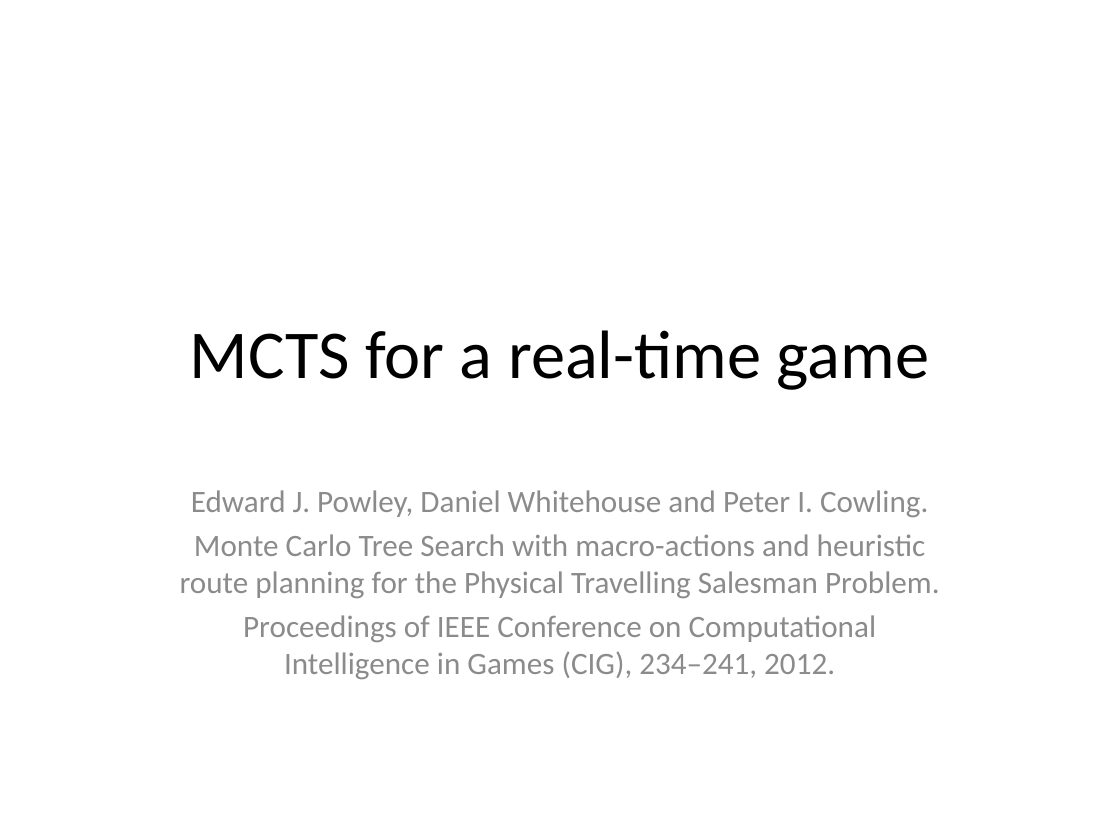
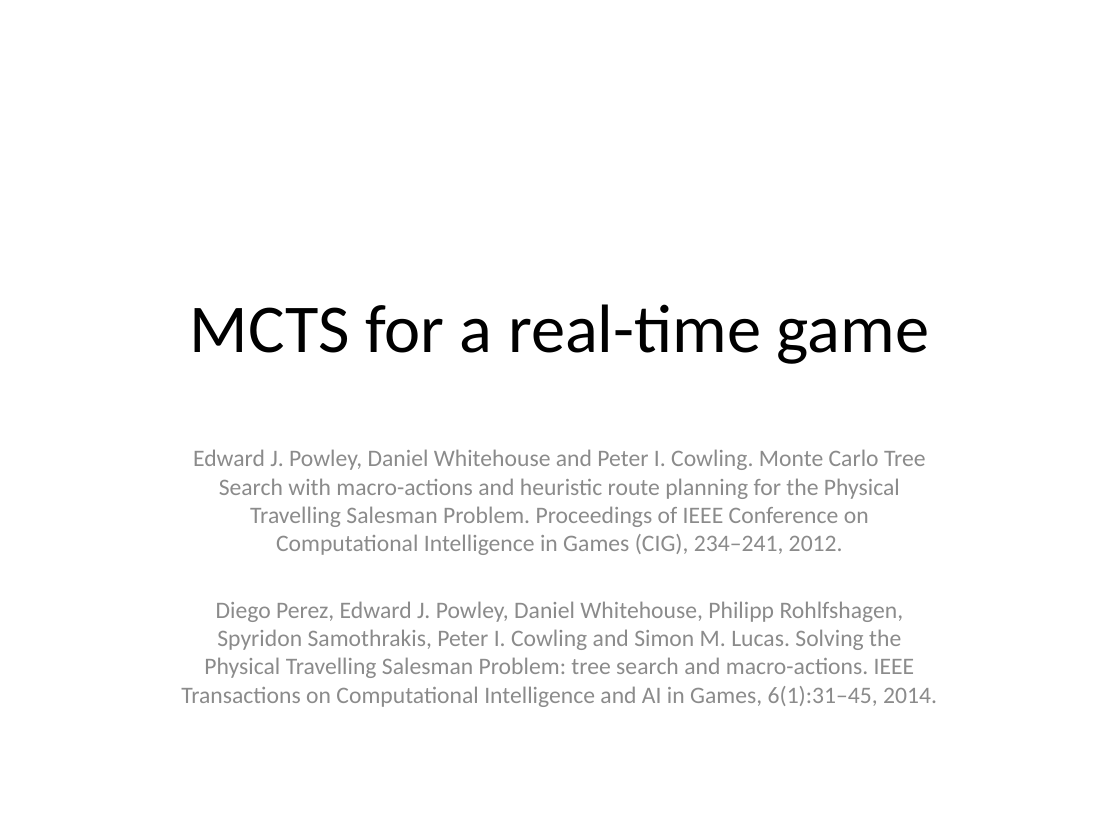
Before and after one commit to Falmouth-Games-Academy/m-course-materials, a slide deck: slide 44 of COMP702/05/2019-20-COMP702-05-lecture-materials.pptx. Drawn at 1120x840 pixels with LibreOffice and Linux fonts; fonts in the diff are those of the drawing. Boxes give left, top, right and bottom in pixels: in the first picture for what was removed or moved away, otherwise in the second. Text is boxed around its words. In the diff, an @@ line names an element or a change of style, - is before the commit and + after.

```diff
--- a/COMP702/05/2019-20-COMP702-05-lecture-materials.pptx
+++ b/COMP702/05/2019-20-COMP702-05-lecture-materials.pptx
@@ title "MCTS for a real-time game": place and size @@
-title "MCTS for a real-time game" at (190,330,929,390)
+title "MCTS for a real-time game" at (190,304,929,364)
@@ subtitle at (181,449,937,707): text changed; size 20 to 15.2 pt @@
-Edward J. Powley, Daniel Whitehouse and Peter I. Cowling.
-Monte Carlo Tree Search with macro-actions and heuristic route planning for the Physical Travelling Salesman Problem.
-Proceedings of IEEE Conference on Computational Intelligence in Games (CIG), 234–241, 2012.
+Edward J. Powley, Daniel Whitehouse and Peter I. Cowling. Monte Carlo Tree Search with macro-actions and heuristic route planning for the Physical Travelling Salesman Problem. Proceedings of IEEE Conference on Computational Intelligence in Games (CIG), 234–241, 2012.
+Diego Perez, Edward J. Powley, Daniel Whitehouse, Philipp Rohlfshagen, Spyridon Samothrakis, Peter I. Cowling and Simon M. Lucas. Solving the Physical Travelling Salesman Problem: tree search and macro-actions. IEEE Transactions on Computational Intelligence and AI in Games, 6(1):31–45, 2014.
```
Also in this commit, not shown: 2 other slides changed, 1 other file.
